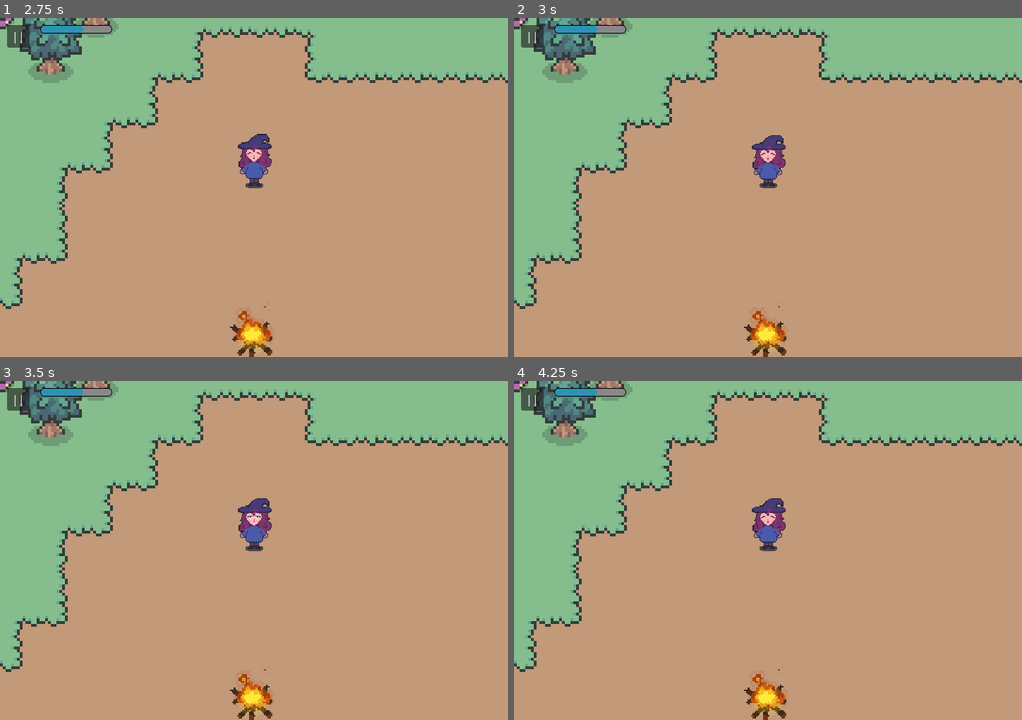
Above: before the commit, frames 1-4 (two rows, left to right).
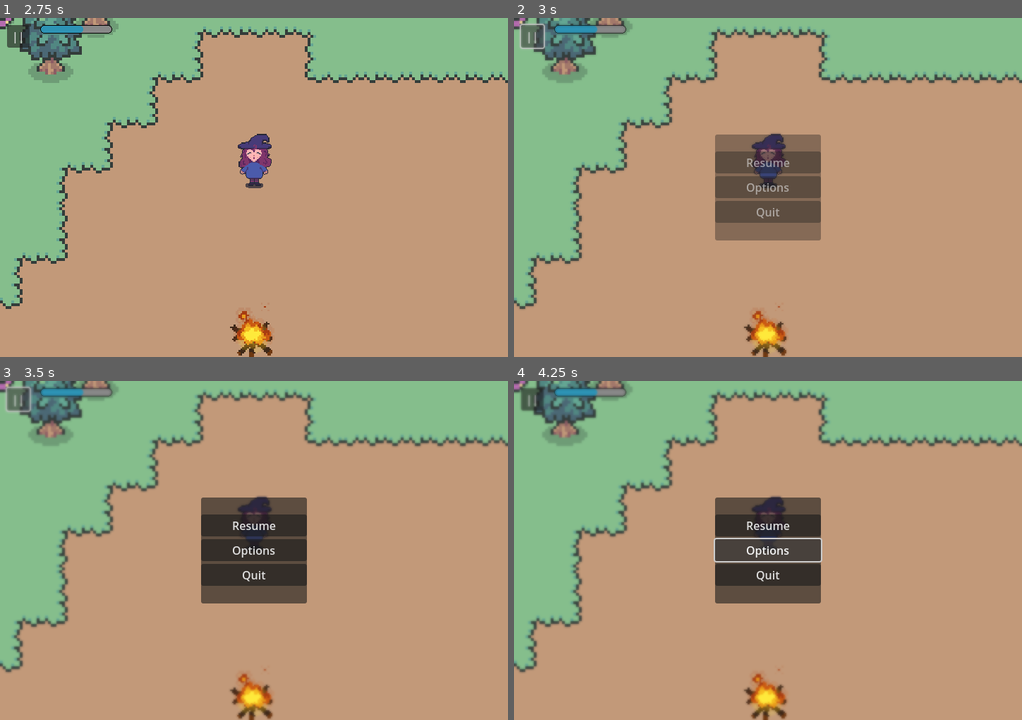
Above: after the commit, the same moments.

Repository: Sopheruss/ForestOfWonders_KikisAdventure
Game: Godot game, scene res://MenuStuff/MenuScenes/menu.tscn
The game is run twice, just before and just after one commit, with the same random seed, the same clock (stepped at 60 frames per second) and the same inputs.
Inputs (mouse positions are in pixels of both pictures, inside the frame that each line leads up to):
- Up to frame 1 (2.75 s): click "Options" at 0.5 s; click "Back" at 1.25 s; click "Play" at 2 s
- Up to frame 2 (3 s): click "||" at 2.75 s
- Up to frame 3 (3.5 s): no input
- Up to frame 4 (4.25 s): click (768, 550) at 3.5 s, where only the run after the commit has a clickable "Options"

Frame 1 is identical in both runs. In frame 2, 8.1% of the frame differs, in the area x 0-100%, y 0-100%; in frame 3, 9.7%; in frame 4, 9.6%.

Commit message:
HUD fixes
- removed extra layer from pause menu
- added pause menu to HUD
- added show() and hide() of pause menu to HUD
- added funktionality of pauseButton

Diff:
--- a/HUD.tscn
+++ b/HUD.tscn
@@ -1,19 +1,23 @@
-[gd_scene load_steps=3 format=3 uid="uid://befd823q5nx0y"]
+[gd_scene load_steps=4 format=3 uid="uid://befd823q5nx0y"]
 
 [ext_resource type="PackedScene" uid="uid://c5sqpsuk74akv" path="res://energyBar.tscn" id="1_t6s68"]
+[ext_resource type="PackedScene" uid="uid://l0el567f4y6f" path="res://MenuStuff/MenuScenes/pause_menu.tscn" id="2_xp36h"]
 
 [sub_resource type="GDScript" id="GDScript_2yoa7"]
 script/source = "extends CanvasLayer
 
+# hides pauseMenu, if it is not needed
+# allows functionality of pause Button
+# otherwise PauseMenu would overlapp PauseButton and it could not be pressed
+func _process(delta: float) -> void:
+	if $PauseMenu.get_tree().paused == false:
+		$PauseMenu.hide()
 
-# Called when the node enters the scene tree for the first time.
-func _ready() -> void:
-	print(\"test\")
-
-
-# Called every frame. 'delta' is the elapsed time since the previous frame.
-func _process(delta: float) -> void:
-	pass
+# makes PauseMenu visible if PauseButton is pressed
+# starts Animation of PauseMenu (see AnimationPlayer/Script in PauseMenu)
+func _on_pause_button_pressed() -> void:
+	$PauseMenu.show()
+	$PauseMenu.pause()
 "
 
 [node name="HUD" type="CanvasLayer"]
@@ -32,4 +36,6 @@
 offset_right = 148.0
 offset_bottom = 56.0
 
+[node name="PauseMenu" parent="." instance=ExtResource("2_xp36h")]
+
 [connection signal="pressed" from="PauseButton" to="." method="_on_pause_button_pressed"]
--- a/MenuStuff/MenuScripts/pause_menu.gd
+++ b/MenuStuff/MenuScripts/pause_menu.gd
@@ -11,8 +11,9 @@
 	get_tree().paused = true
 	$AnimationPlayer.play("blur")
 
+# checks if esc is pressed -> if so startes PauseMenu
 func testEsc():
-	if Input.is_action_just_pressed("esc") and get_tree().paused == false:
+	if (Input.is_action_just_pressed("esc") and get_tree().paused == false):
 		pause()
 	elif Input.is_action_just_pressed("esc") and get_tree().paused == true:
 		resume()
@@ -27,7 +28,7 @@
 	if get_tree().paused == false:
 		pass
 	else:
-		pass #needs to change acoordingly -> open options menu
+		pass #TODO: needs to change acoordingly -> open options menu
 
 func _on_quit_pressed() -> void:
 	if get_tree().paused == false:
@@ -35,5 +36,6 @@
 	else:
 		get_tree().quit()
 
+# checks continous if esc is pressed
 func _process(_delta):
 	testEsc()
--- a/energy_bar.gd
+++ b/energy_bar.gd
@@ -3,7 +3,6 @@
 var energy = 0 : set = _set_energy
 
 func _set_energy(new_energy):
-	var preV_energy = energy
 	energy = min(max_value, new_energy)
 	value = energy
 
--- a/main.tscn
+++ b/main.tscn
@@ -1,9 +1,8 @@
-[gd_scene load_steps=6 format=3 uid="uid://dta8nt21g4hh2"]
+[gd_scene load_steps=5 format=3 uid="uid://dta8nt21g4hh2"]
 
 [ext_resource type="Script" path="res://main.gd" id="1_dgj5q"]
 [ext_resource type="PackedScene" uid="uid://j8nrx6qou55l" path="res://map.tscn" id="2_hvywo"]
 [ext_resource type="PackedScene" uid="uid://cwhngeb8vo338" path="res://player.tscn" id="3_3s42o"]
-[ext_resource type="PackedScene" uid="uid://l0el567f4y6f" path="res://MenuStuff/MenuScenes/pause_menu.tscn" id="4_2xamg"]
 [ext_resource type="PackedScene" uid="uid://befd823q5nx0y" path="res://HUD.tscn" id="5_so6f0"]
 
 [node name="game" type="Node2D"]
@@ -16,7 +15,3 @@
 position = Vector2(688, 898)
 
 [node name="HUD" parent="." instance=ExtResource("5_so6f0")]
-
-[node name="CanvasLayer" type="CanvasLayer" parent="."]
-
-[node name="PauseMenu" parent="CanvasLayer" instance=ExtResource("4_2xamg")]
